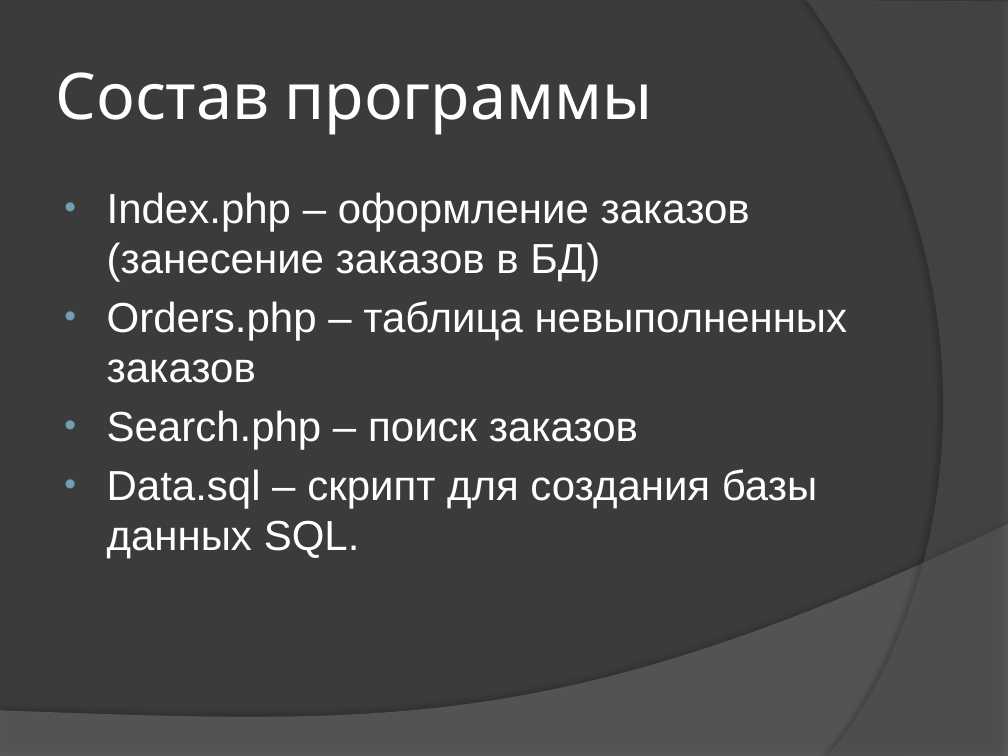
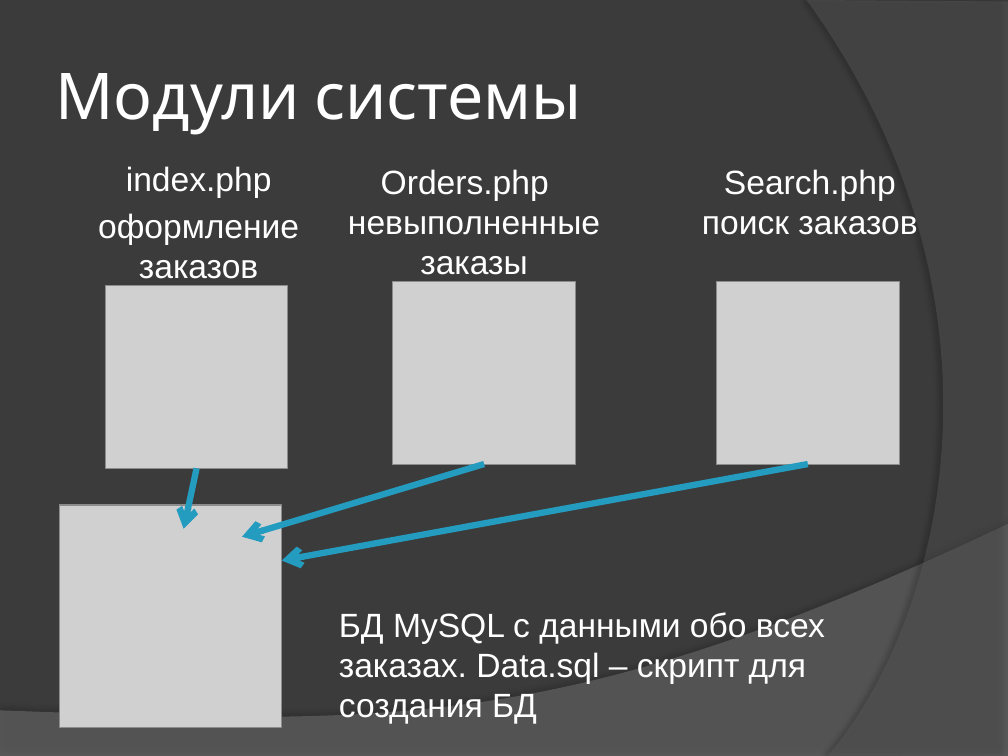
Before and after one commit to stden/diplomx, a slide deck: slide 6 of Подоплелов Андрей Владимирович/Презентация.pptx. Drawn at 1008x756 pixels with LibreOffice and Linux fonts; fonts in the diff are those of the drawing; grey boxes stand for pictures. Boxes give left, top, right and bottom in pixels: in the first picture for what was removed or moved away, otherwise in the second. Text is boxed around its words. In the diff, an @@ line names an element or a change of style, - is before the commit and + after.

```diff
--- a/Подоплелов Андрей Владимирович/Презентация.pptx
+++ b/Подоплелов Андрей Владимирович/Презентация.pptx
@@ title at (x1=55, y1=73, x2=582, y2=135): text changed @@
-Состав программы
+Модули системы
@@ text added at (x1=98, y1=166, x2=299, y2=279), 24 pt, text #FFFFFF @@
+index.php
+оформление заказов
@@ text added at (x1=348, y1=169, x2=600, y2=275), 24 pt, text #FFFFFF @@
+Orders.php невыполненные заказы
@@ text added at (x1=702, y1=169, x2=917, y2=235), 24 pt, text #FFFFFF @@
+Search.php поиск заказов
@@ text removed at (x1=107, y1=192, x2=848, y2=559) @@
-• Index.php – оформление заказов (занесение заказов в БД)
-• Orders.php – таблица невыполненных заказов
-• Search.php – поиск заказов
-• Data.sql – скрипт для создания базы данных SQL.
@@ picture added at (x1=106, y1=285, x2=288, y2=468) @@
@@ picture added at (x1=393, y1=281, x2=576, y2=464) @@
@@ picture added at (x1=717, y1=281, x2=899, y2=464) @@
@@ arrow added from (197, 469) to (183, 529), #239BC2 4.5 pt @@
@@ arrow added from (484, 464) to (242, 536), #239BC2 4.5 pt @@
@@ arrow added from (807, 464) to (282, 560), #239BC2 4.5 pt @@
@@ picture added at (x1=59, y1=505, x2=281, y2=727) @@
@@ text added at (x1=339, y1=612, x2=825, y2=724), 24 pt, text #FFFFFF @@
+БД MySQL с данными обо всех заказах. Data.sql – скрипт для создания БД
```
Also in this commit, not shown: 3 other slides changed.
